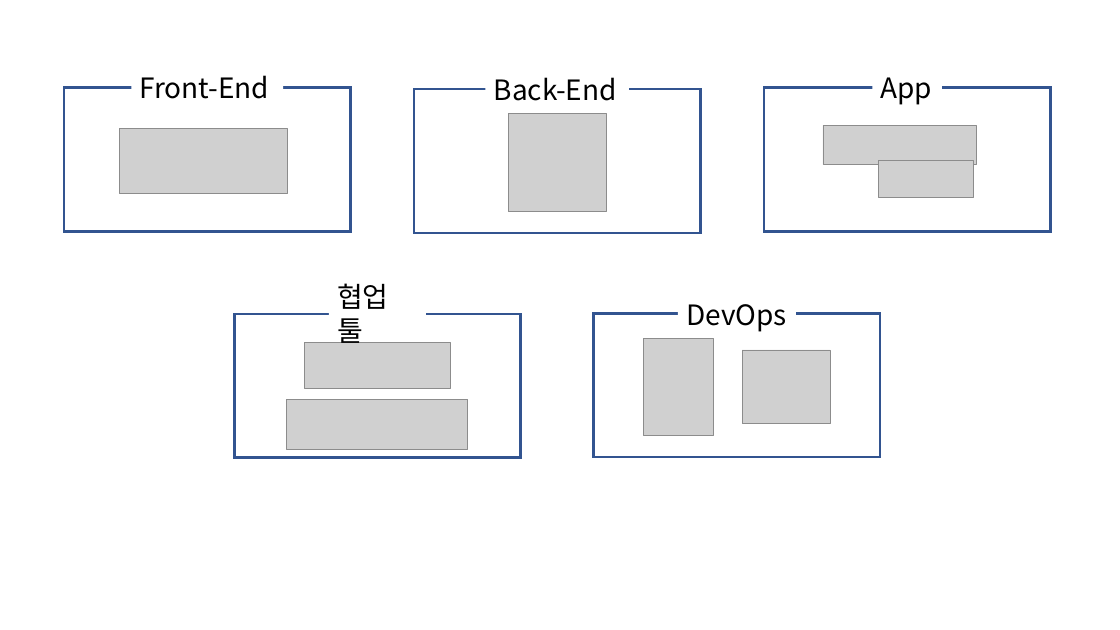
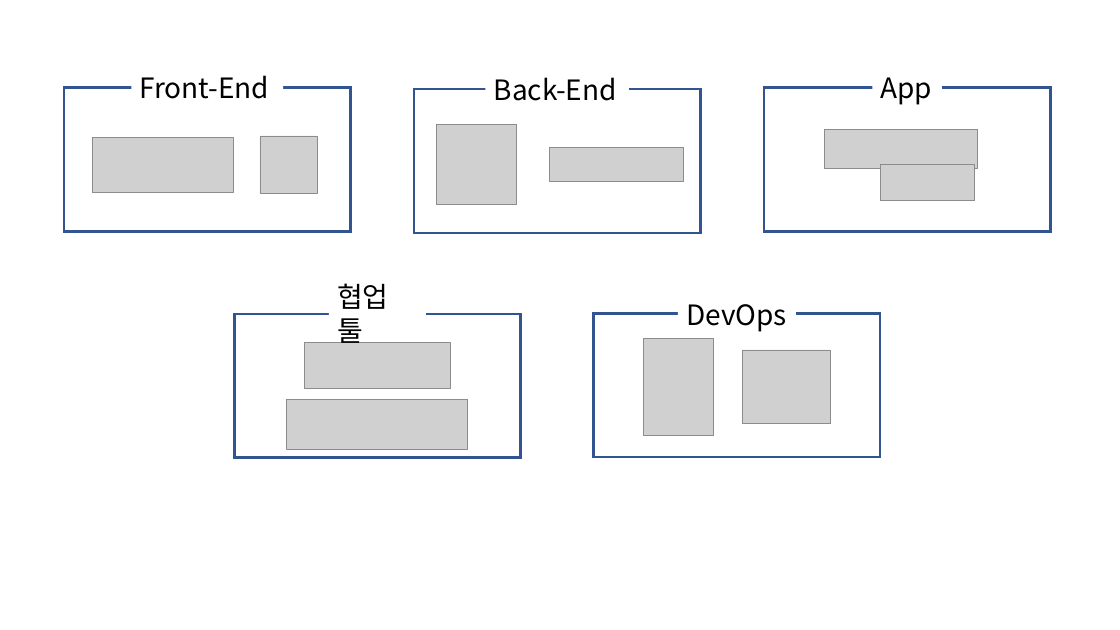
Before and after one commit to daily-101/daily-101-docs, a slide deck: slide 2 of ppt/daily101깃허브문서작업용ppt파일.pptx. Drawn at 1120x630 pixels with LibreOffice and Linux fonts; fonts in the diff are those of the drawing; grey boxes stand for pictures. Boxes give left, top, right and bottom in pixels: in the first picture for what was removed or moved away, otherwise in the second. Text is boxed around its words. In the diff, an @@ line names an element or a change of style, - is before the commit and + after.

```diff
--- a/ppt/daily101깃허브문서작업용ppt파일.pptx
+++ b/ppt/daily101깃허브문서작업용ppt파일.pptx
@@ picture: place and size @@
-picture at box(119, 129, 287, 194)
+picture at box(93, 138, 234, 192)
@@ picture added at box(260, 136, 318, 194) @@
@@ picture: place and size @@
-picture at box(508, 113, 607, 212)
+picture at box(437, 124, 518, 205)
@@ picture added at box(550, 147, 684, 181) @@
@@ picture: place and size @@
-picture at box(823, 125, 976, 165)
+picture at box(825, 129, 978, 169)
@@ picture: place and size @@
-picture at box(879, 161, 974, 197)
+picture at box(881, 165, 975, 201)
```
Also in this commit, not shown: 2 other files.
